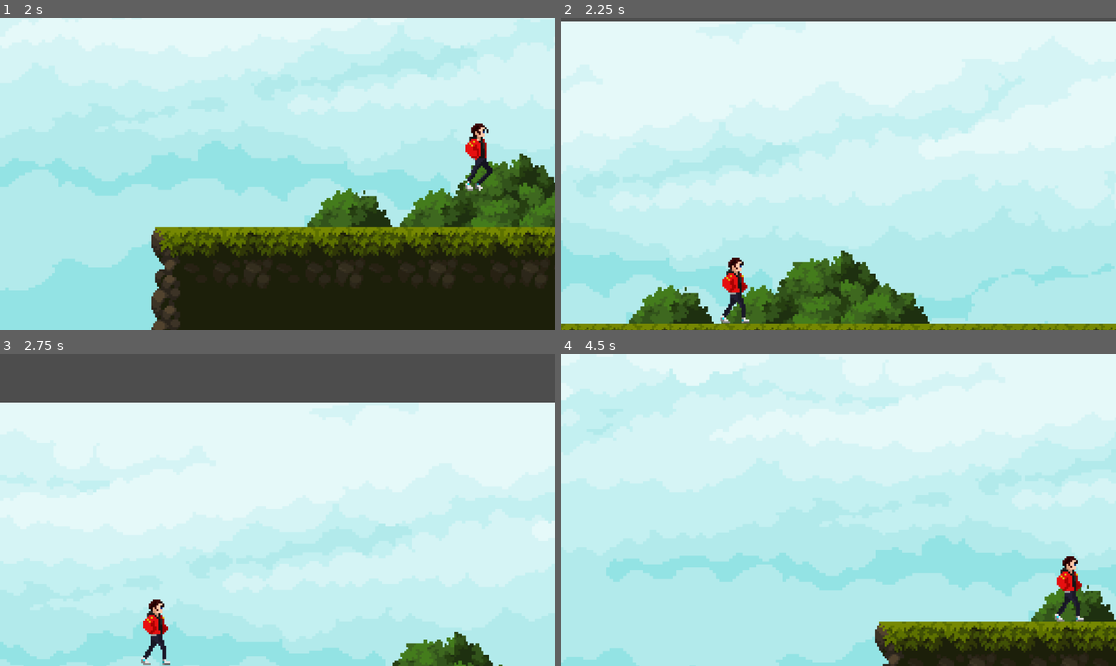
Above: before the commit, frames 1-4 (two rows, left to right).
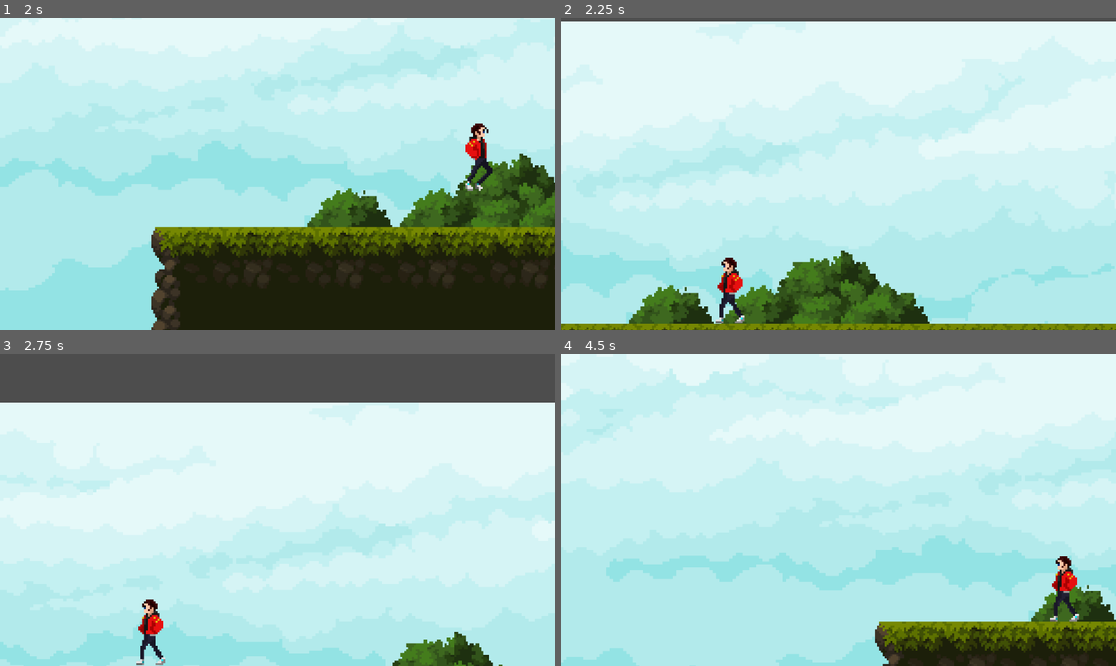
Above: after the commit, the same moments.

Repository: Chackal099/ProjetoPursuit
Game: Godot game, scene res://Levels/test_level.tscn
Two runs of this game, one before a commit and one after it. Both use one fixed random seed, a clock stepped at 60 frames per second and the inputs below.
Inputs (mouse positions are in pixels of both pictures, inside the frame that each line leads up to):
- Up to frame 1 (2 s): move the mouse to (399, 158) at 0.52 s; hold D (right) from 0.53 s (still down); tap Space (jump) at 0.6, 0.77, 1.07, 1.52, 1.55, 1.82 s; move the mouse to (166, 189) at 1.27 s; tap S (crouch) at 1.35 s
- Up to frame 2 (2.25 s): move the mouse to (894, 105) at 2.02 s; release D (right) at 2.03 s; hold A (left) from 2.03 s (still down); hold Shift (run) from 2.03 s (still down)
- Up to frame 3 (2.75 s): keep holding A (left); keep holding Shift (run); tap Space (jump) at 2.3 s
- Up to frame 4 (4.5 s): move the mouse to (810, 572) at 2.77 s; release A (left) at 2.78 s; release Shift (run) at 2.78 s; hold D (right) 2.78-4.28 s; tap Space (jump) at 2.85, 3.02, 3.32, 3.77, 3.8, 4.07 s; move the mouse to (1005, 556) at 3.52 s; hold S (crouch) 3.53-4.28 s; move the mouse to (672, 463) at 4.27 s; hold A (left) from 4.28 s (still down); tap Shift (run) at 4.35 s

Frame 1 is identical in both runs. In frame 2, 0.7% of the frame differs, in the area x 27-34%, y 76-98%; in frame 3, 0.7%, in the area x 24-31%, y 78-100%; in frame 4, 0.7%.

Commit message:
can_move state machine added
Added the Ground and Air states and the can_move variable

Diff:
--- /dev/null
+++ b/Character/AirState.gd
@@ -0,0 +1,3 @@
+extends State
+
+class_name AirState
--- /dev/null
+++ b/Character/CharacterStateMachine.gd
@@ -0,0 +1,21 @@
+extends Node
+
+class_name CharacterStateMachine
+
+@export var current_state : State
+
+var states: Array[State]
+
+func _ready():
+	for child in get_children():
+		if (child is State):
+			states.append(child)
+
+
+		else:
+			push_warning("Child " + child.name + " is not a State for CharacterStateMachine")
+
+
+
+func check_if_can_move():
+	return current_state.can_move
--- /dev/null
+++ b/Character/GroundState.gd
@@ -0,0 +1,3 @@
+extends State
+
+class_name GroundState
--- /dev/null
+++ b/Character/State.gd
@@ -0,0 +1,6 @@
+extends Node
+
+class_name State
+
+
+@export var can_move : bool = true
--- a/Character/player.gd
+++ b/Character/player.gd
@@ -10,8 +10,9 @@
 @export var slide_friction : float = 5.0
 #@export var double_jump_velocity : float = -100.0
 
-@onready var animated_sprite : AnimatedSprite2D = $AnimatedSprite2D
+@onready var animated_sprite : Sprite2D = $Sprite2D
 @onready var animation_tree : AnimationTree = $AnimationTree
+@onready var state_machine : CharacterStateMachine = $CharacterStateMachine
 
 # Get the gravity from the project settings to be synced with RigidBody nodes.
 var gravity = ProjectSettings.get_setting("physics/2d/default_gravity")
@@ -51,7 +52,7 @@
 	direction = Input.get_vector("left", "right", "up", "crouch")
 
 	#Dictates the machanics of movement
-	if direction:
+	if direction.x != 0 && state_machine.check_if_can_move():
 		#Walk Mechanics
 		velocity.x = direction.x * WalkSpeed
 		#Run Mechanics
@@ -108,7 +109,7 @@
 
 func jump():
 	velocity.y = jump_velocity
-	animated_sprite.play("JumpStart")
+#	animated_sprite.play("JumpStart")
 	animation_locked = true
 
 #func double_jump():
@@ -124,6 +125,6 @@
 func showVel():
 	print(velocity.x)
 
-func _on_animated_sprite_2d_animation_finished():
-	if(["JumpStart", "JumpDouble"].has(animated_sprite.animation)):
-		animation_locked = false
+#func _on_animated_sprite_2d_animation_finished():
+#	if(["JumpStart", "JumpDouble"].has(animated_sprite.animation)):
+#		animation_locked = false
--- a/Character/player2.tscn
+++ b/Character/player2.tscn
@@ -6,6 +6,9 @@
 [ext_resource type="Texture2D" uid="uid://ds4e31d32kbv7" path="res://Art/ANIMACAO/Slide.png" id="4_hui53"]
 [ext_resource type="Texture2D" uid="uid://c86xuqvn8124l" path="res://Art/ANIMACAO/new-idle.png" id="5_34641"]
 [ext_resource type="Texture2D" uid="uid://cn5lrgs8h2rpq" path="res://Art/ANIMACAO/walk-no-gun.png" id="6_svb2c"]
+[ext_resource type="Script" path="res://Character/CharacterStateMachine.gd" id="7_f3hy5"]
+[ext_resource type="Script" path="res://Character/GroundState.gd" id="8_pbsgr"]
+[ext_resource type="Script" path="res://Character/AirState.gd" id="9_mku5u"]
 
 [sub_resource type="CapsuleShape2D" id="CapsuleShape2D_03l52"]
 radius = 7.0
@@ -488,4 +491,14 @@
 anim_player = NodePath("../AnimationPlayer")
 parameters/Move/blend_position = 0.0
 
+[node name="CharacterStateMachine" type="Node" parent="." node_paths=PackedStringArray("current_state")]
+script = ExtResource("7_f3hy5")
+current_state = NodePath("Ground")
+
+[node name="Ground" type="Node" parent="CharacterStateMachine"]
+script = ExtResource("8_pbsgr")
+
+[node name="Air" type="Node" parent="CharacterStateMachine"]
+script = ExtResource("9_mku5u")
+
 [connection signal="animation_finished" from="AnimatedSprite2D" to="." method="_on_animated_sprite_2d_animation_finished"]
Not shown: 1 places in Character/player2.tscn that only renumber resources
